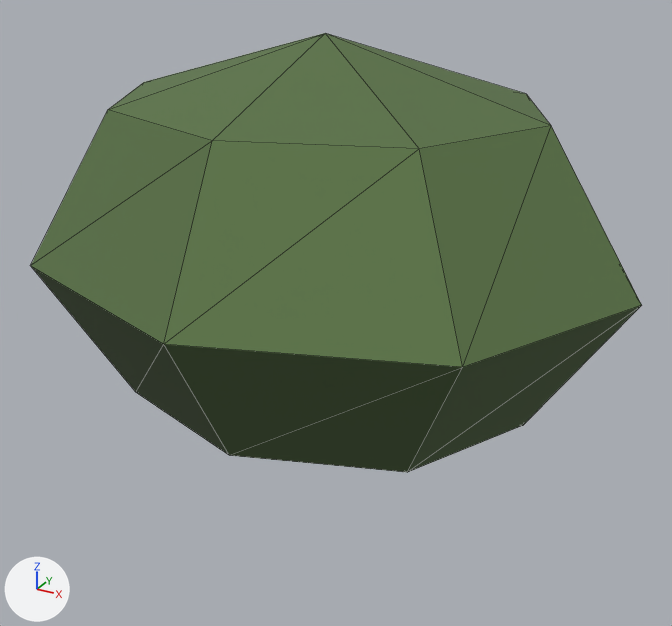
One commit to the glTF model data/model/model_8.glb: the scene before it, then after it.
One viewpoint serves both versions: a 50 mm camera at (0.841, -1.489, 1.009) aimed at (0.042, -0.036, 0.282). Lighting does not change. The marker at lower left points along +X, +Y and +Z. The picture after the commit comes second. Mesh edges are drawn as thin lines. Vertices at exactly the same position are counted once.
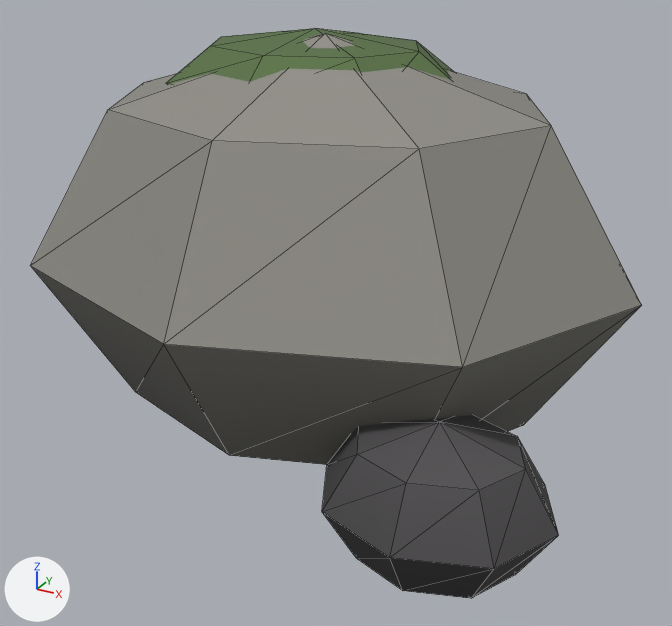
Diff of the bpy script that builds the scene:
```diff
--- a/data/model/model_8.glb.py
+++ b/data/model/model_8.glb.py
@@ me_mesh_0 @@
 # used by ob_mesh_0; location = (0.0, 0.0, 0.0)
-me_mesh_0.from_pydata(...)  # 29 vertices, 48 faces; spans x -0.6..0.6, y -0.5..0.5, z 0.0..0.8
+me_mesh_0.from_pydata(...)  # 81 vertices, 144 faces; spans x -0.6..0.6, y -0.5..0.5, z 0.0..0.8
+# me_mesh_0 part 1: a new loose piece of 26 vertices spanning x 0.18..0.58, y -0.49..-0.15, z 0.0..0.28, in mat_material_0 (picture img_image_0)
+# me_mesh_0 part 2: a new loose piece of 26 vertices spanning x -0.35..0.25, y -0.2..0.3, z 0.62..0.8, in mat_material_0 (picture img_image_0)
+# me_mesh_0 part 3: 48 kept faces spanning x -0.6..0.6, y -0.5..0.5, z 0.0..0.8 get new texture (UV) coordinates
 me_mesh_0.materials.append(mat_material_0)
```

What differs and where, as boxes [x1, y1, x2, y2] in the pictures (672 x 626 px):
'Mesh_0', reshaped (30% taller)
    before: [31, 33, 642, 472]
    after: [31, 28, 642, 598]
part 1 of me_mesh_0, added
    after: [322, 415, 559, 598]
part 2 of me_mesh_0, added (green)
    after: [166, 28, 454, 84]
part 3 of me_mesh_0, surface changed (green to grey)
    before: [31, 33, 642, 472]
    after: [31, 33, 642, 465]
